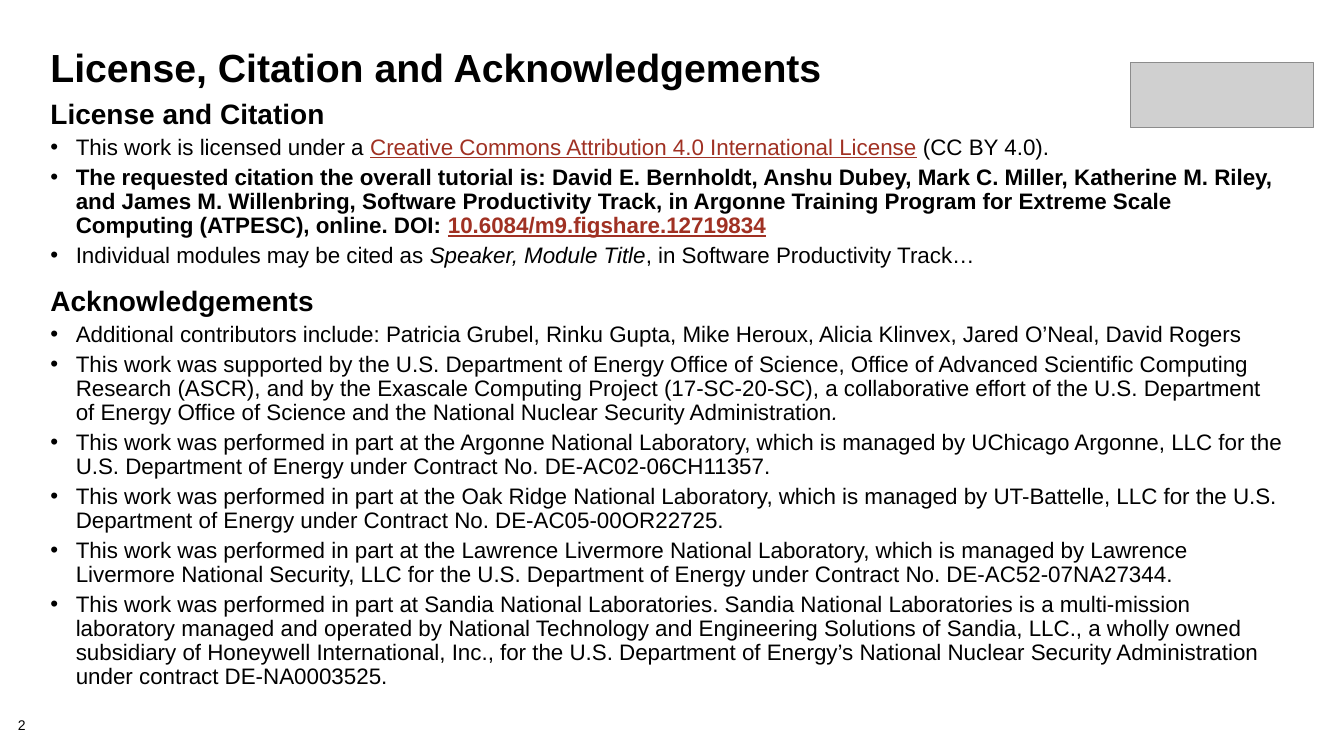
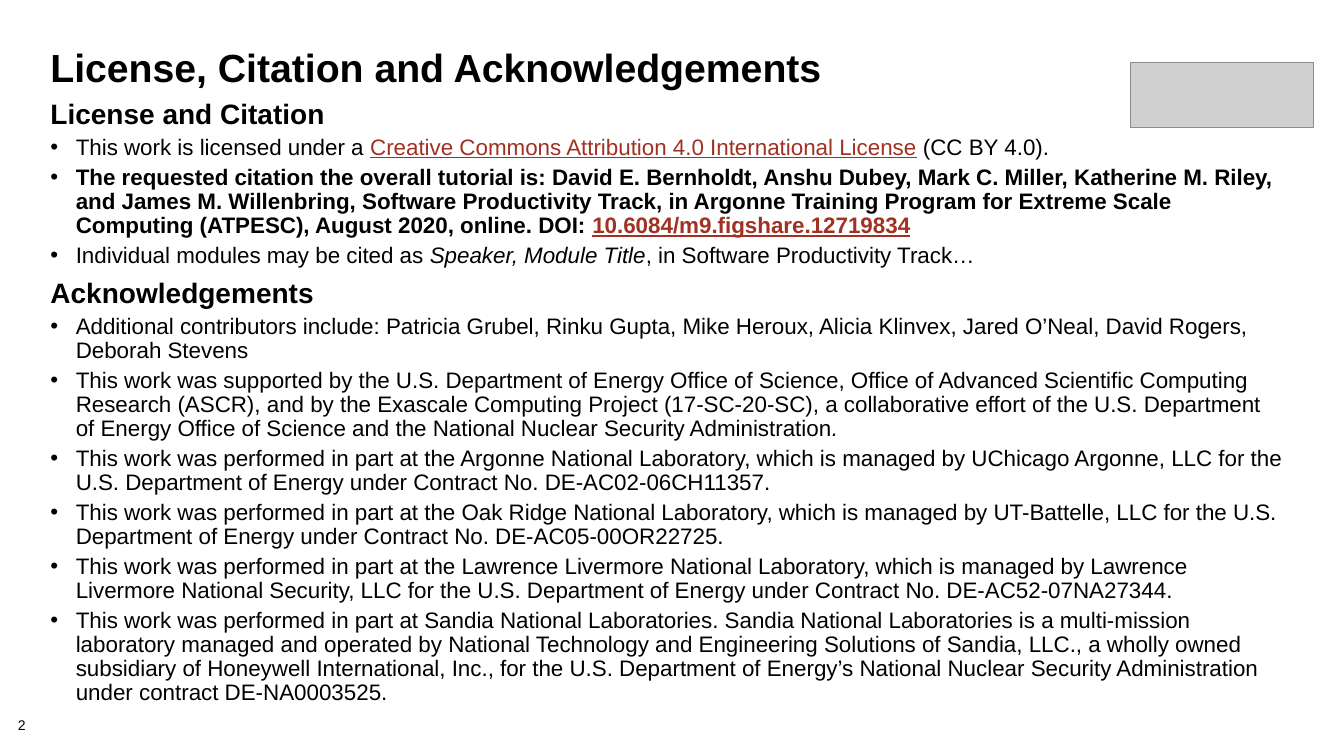
Before and after one commit to betterscientificsoftware/bssw-tutorial, a slide deck: slide 2 of presentations/final-presentations/2020-08-06-atpesc/05-testing.pptx. Drawn at 1344x756 pixels with LibreOffice and Linux fonts; fonts in the diff are those of the drawing; grey boxes stand for pictures; background and template pictures are left out. Boxes give left, top, right and bottom in pixels: in the first picture for what was removed or moved away, otherwise in the second. Text is boxed around its words. In the diff, an @@ line names an element or a change of style, - is before the commit and + after.

```diff
--- a/presentations/final-presentations/2020-08-06-atpesc/05-testing.pptx
+++ b/presentations/final-presentations/2020-08-06-atpesc/05-testing.pptx
@@ text at <box>76,168,1272,238</box>: text changed @@
-• The requested citation the overall tutorial is: David E. Bernholdt, Anshu Dubey, Mark C. Miller, Katherine M. Riley, and James M. Willenbring, Software Productivity Track, in Argonne Training Program for Extreme Scale Computing (ATPESC), online. DOI: 10.6084/m9.figshare.12719834
+• The requested citation the overall tutorial is: David E. Bernholdt, Anshu Dubey, Mark C. Miller, Katherine M. Riley, and James M. Willenbring, Software Productivity Track, in Argonne Training Program for Extreme Scale Computing (ATPESC), August 2020, online. DOI: 10.6084/m9.figshare.12719834
@@ text at <box>50,282,313,308</box>: less space between paragraphs @@
@@ text at <box>76,317,1247,359</box>: text changed @@
-• Additional contributors include: Patricia Grubel, Rinku Gupta, Mike Heroux, Alicia Klinvex, Jared O’Neal, David Rogers
+• Additional contributors include: Patricia Grubel, Rinku Gupta, Mike Heroux, Alicia Klinvex, Jared O’Neal, David Rogers, Deborah Stevens
```
Also in this commit, not shown: 15 other files.
